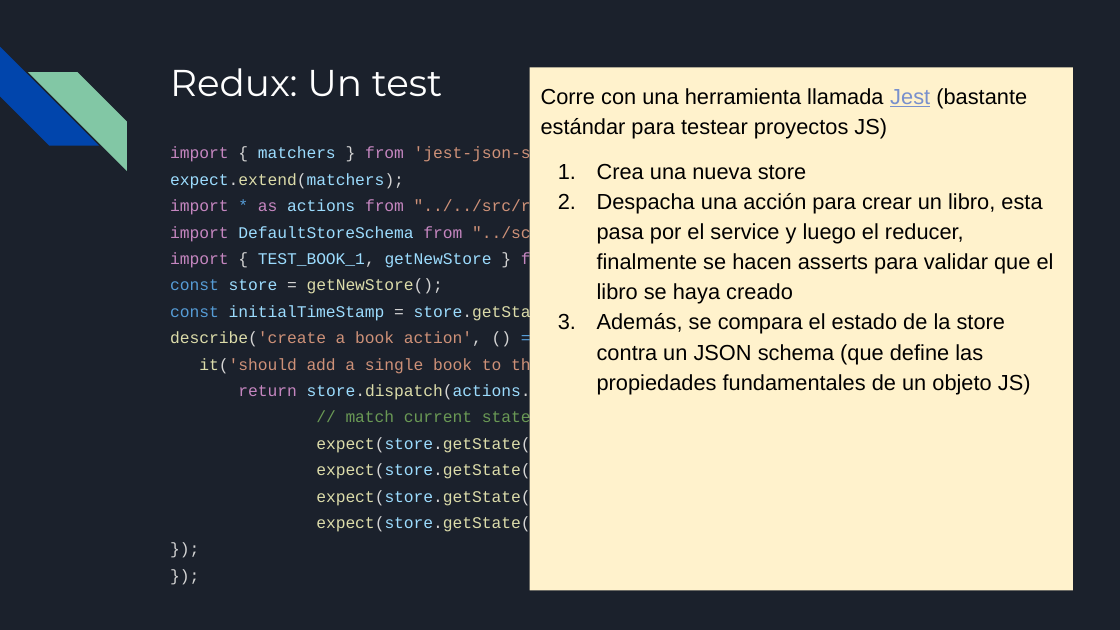
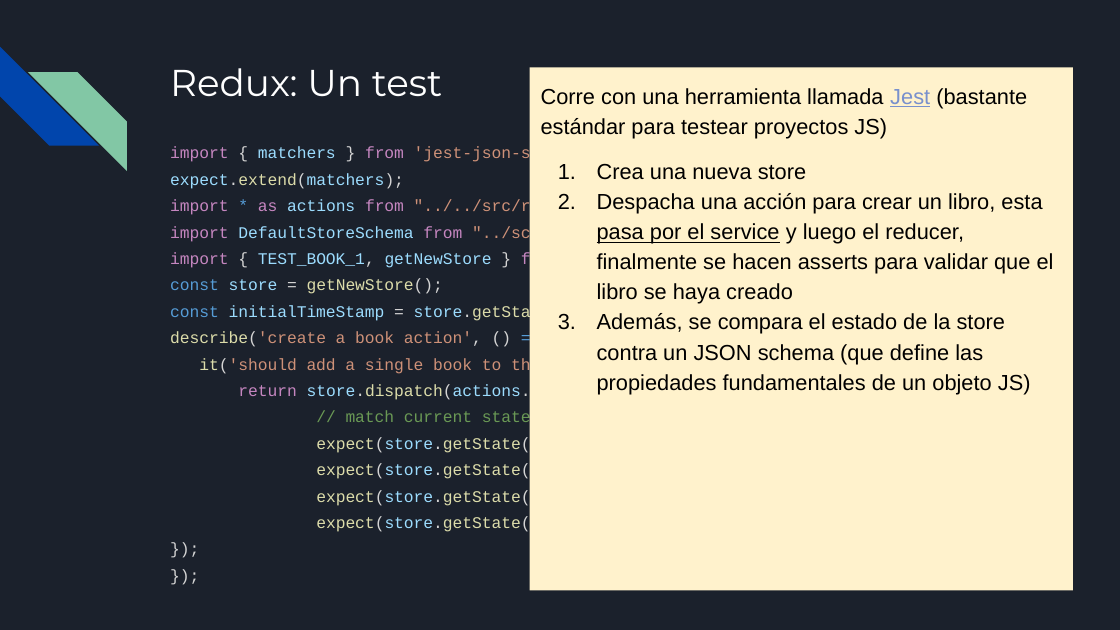
Before and after one commit to francisco-pinchentti/react-basics, a slide deck: slide 31 of docs/React.odp. Drawn at 1120x630 pixels with LibreOffice and Linux fonts; fonts in the diff are those of the drawing. Boxes give left, top, right and bottom in pixels: in the first picture for what was removed or moved away, otherwise in the second. Text is boxed around its words. In the diff, an @@ line names an element or a change of style, - is before the commit and + after.

```diff
--- a/docs/React.odp
+++ b/docs/React.odp
@@ text in rectangle at box(597, 193, 1054, 304): underline on in "pasa por el service" @@
```
Also in this commit, not shown: 5 other slides changed, 1 slide added, 3 other files.
